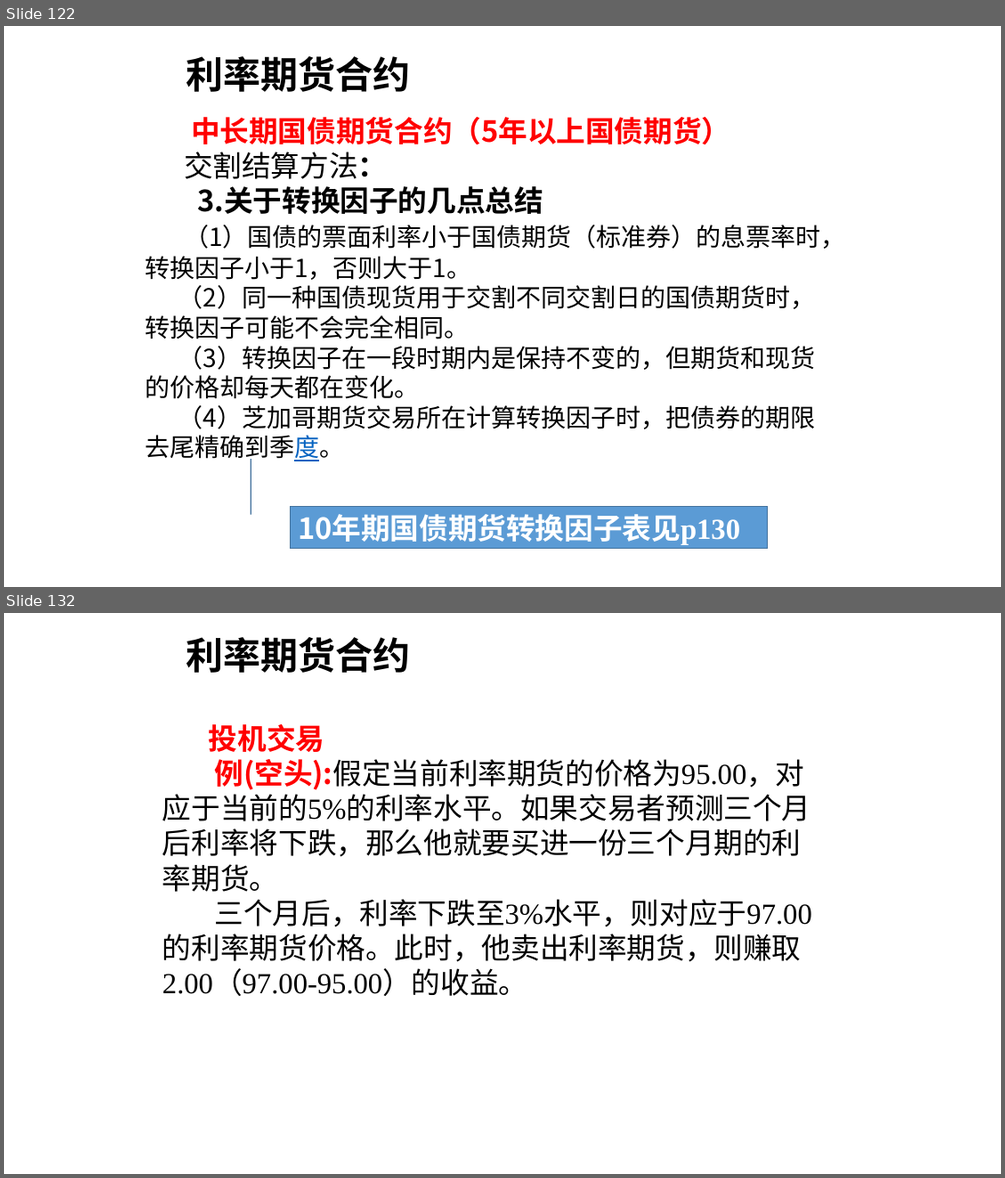
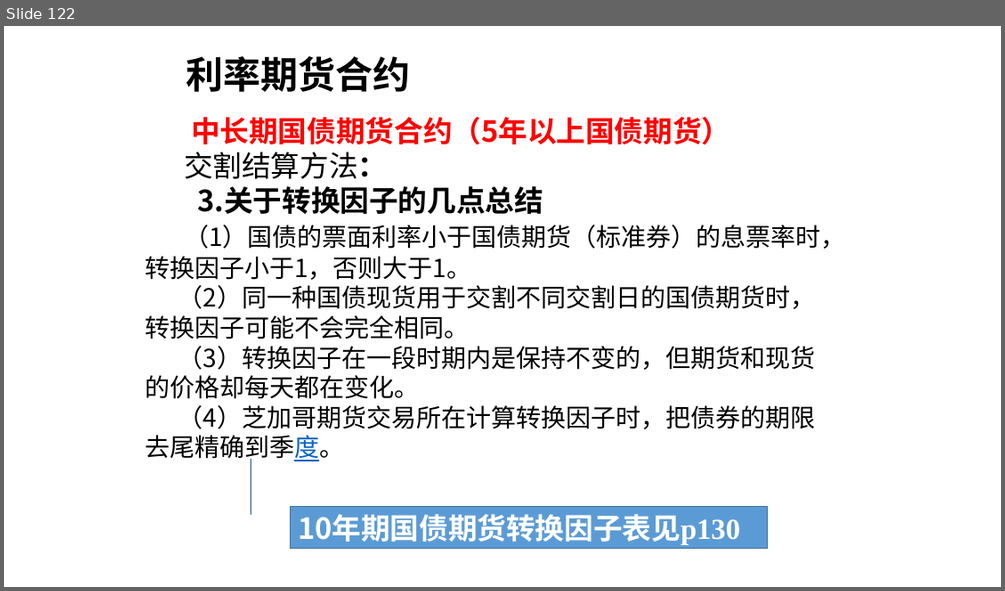
Before and after one commit to yunfengxs/my-Papers, a slide deck: 金工/金工五六144.pptx. Shown one above the other, each under a label of ours: slides 122 and 132 before the commit, slide 122 after it; the slides between them are not shown. The pictures are 1005x1178 and 1005x591 pixels, drawn with LibreOffice and Linux fonts; fonts in the diff are those of the drawing. Boxes give left, top, right and bottom in pixels: in the first picture for what was removed or moved away, otherwise in the second. Text is boxed around its words. In the diff, an @@ line names an element or a change of style, - is before the commit and + after.

```diff
--- a/金工/金工五六144.pptx
+++ b/金工/金工五六144.pptx
@@ slide 132 removed at (x1=4, y1=613, x2=1001, y2=1174), background #FFFFFF @@
@@ text removed at (x1=186, y1=637, x2=410, y2=673) @@
-利率期货合约
@@ text removed at (x1=162, y1=724, x2=812, y2=996) @@
-投机交易
-例(空头):假定当前利率期货的价格为95.00，对应于当前的5%的利率水平。如果交易者预测三个月后利率将下跌，那么他就要买进一份三个月期的利率期货。
-三个月后，利率下跌至3%水平，则对应于97.00的利率期货价格。此时，他卖出利率期货，则赚取2.00（97.00-95.00）的收益。
```
Also in this commit, not shown: 7 slides changed, 20 other slides removed, 15 other files.
